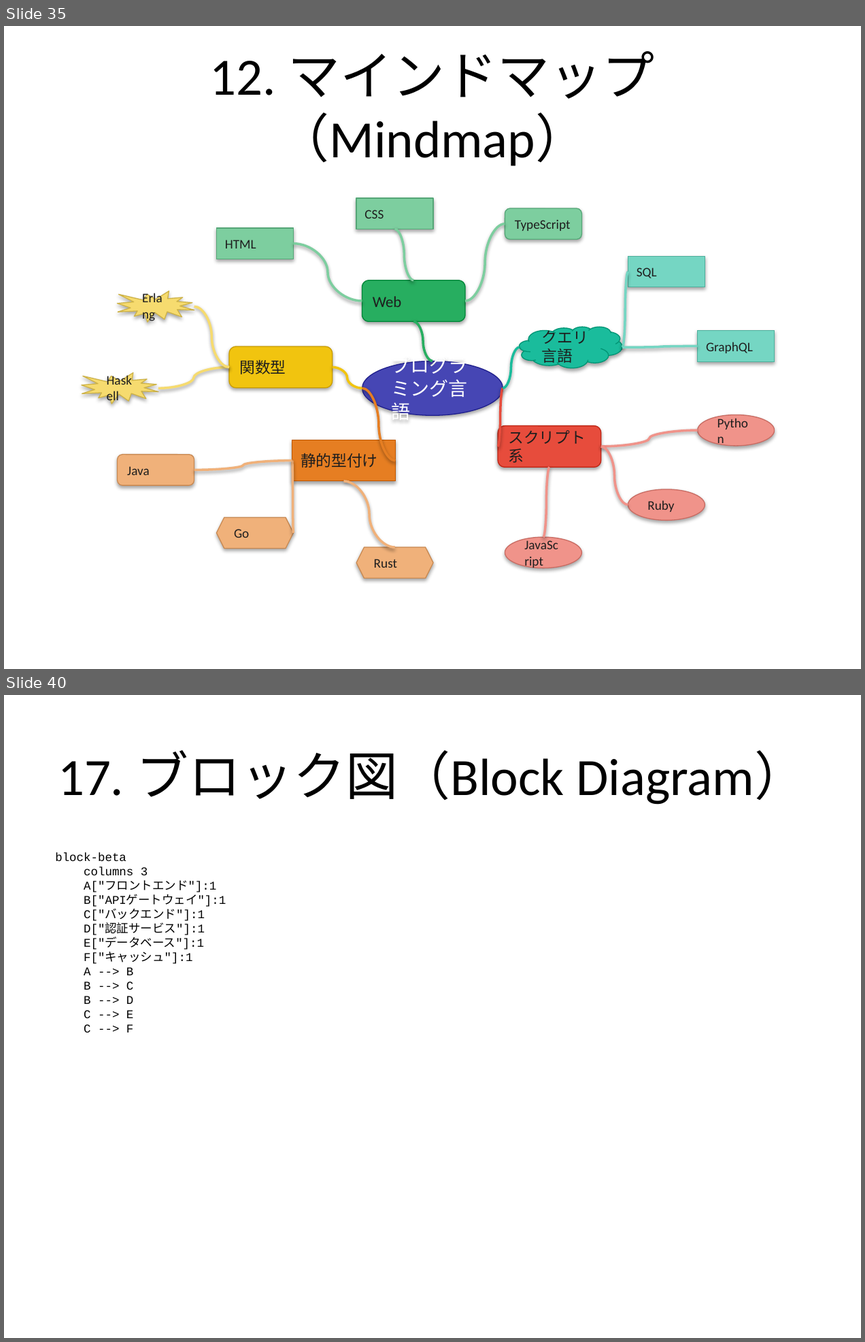
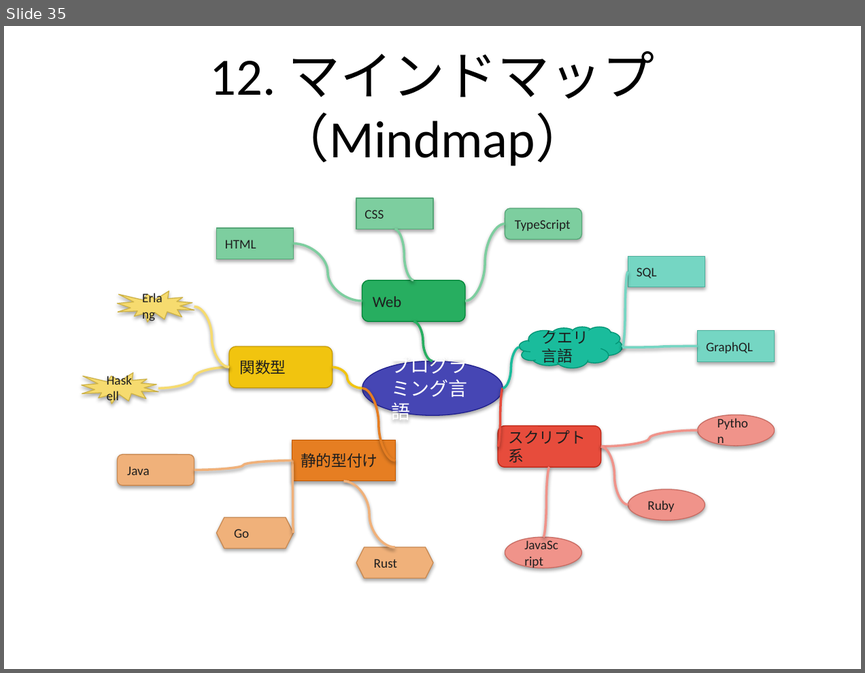
Before and after one commit to notfolder/qmd_to_pptx, a slide deck: demo_full.pptx. Shown one above the other, each under a label of ours: slides 35 and 40 before the commit, slide 35 after it; the slides between them are not shown. The pictures are 865x1342 and 865x673 pixels, drawn with LibreOffice and Linux fonts; fonts in the diff are those of the drawing. Boxes give left, top, right and bottom in pixels: in the first picture for what was removed or moved away, otherwise in the second. Text is boxed around its words. In the diff, an @@ line names an element or a change of style, - is before the commit and + after.

```diff
--- a/demo_full.pptx
+++ b/demo_full.pptx
@@ slide 40 removed at <box>4,695,861,1338</box>, background #FFFFFF @@
@@ title removed at <box>58,750,806,804</box> @@
-17. ブロック図（Block Diagram）
@@ text removed at <box>55,853,226,1032</box> @@
-block-beta
-columns 3
-A["フロントエンド"]:1
-B["APIゲートウェイ"]:1
-C["バックエンド"]:1
-D["認証サービス"]:1
-E["データベース"]:1
-F["キャッシュ"]:1
-A --> B
-B --> C
-B --> D
-C --> E
-C --> F
```
Also in this commit, not shown: 2 slides changed, 6 slides added, 8 other slides removed, 7 other files.
